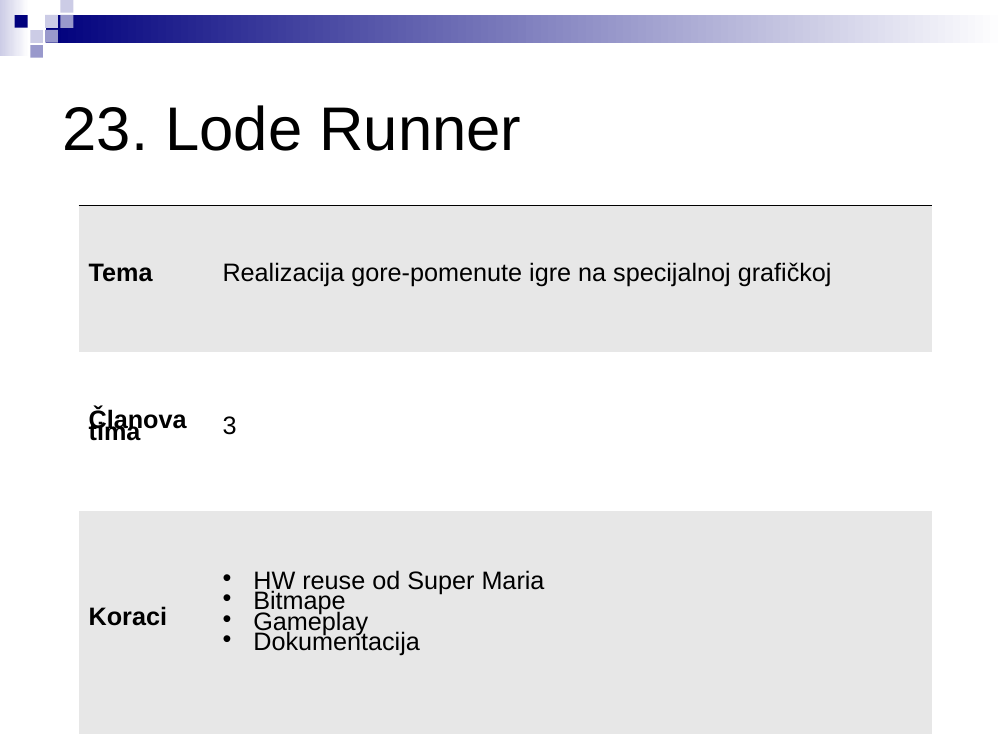
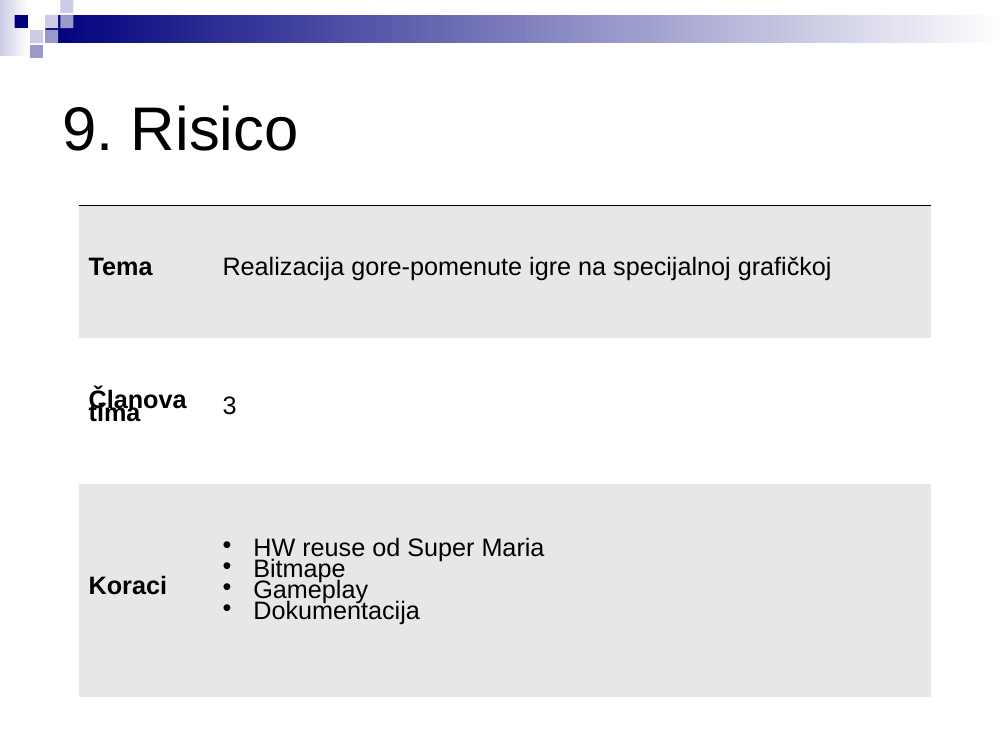
Before and after one commit to stefankoncarevic/projects_2018, a slide deck: slide 11 of LPRS2_projekti.ppt (slide 25 before the commit). Drawn at 1008x756 pixels with LibreOffice and Linux fonts; fonts in the diff are those of the drawing. Boxes give left, top, right and bottom in pixels: in the first picture for what was removed or moved away, otherwise in the second. Text is boxed around its words. In the diff, an @@ line names an element or a change of style, - is before the commit and + after.

```diff
--- a/LPRS2_projekti.ppt
+++ b/LPRS2_projekti.ppt
@@ text at <box>63,105,299,151</box>: text changed @@
-23. Lode Runner
+9. Risico
@@ table at <box>79,205,931,697</box> @@
@@ line spacing 0.42 to 0.45 @@
```
Also in this commit, not shown: 21 other slides changed, 1 slide added, 3 slides removed, 1 other file.
